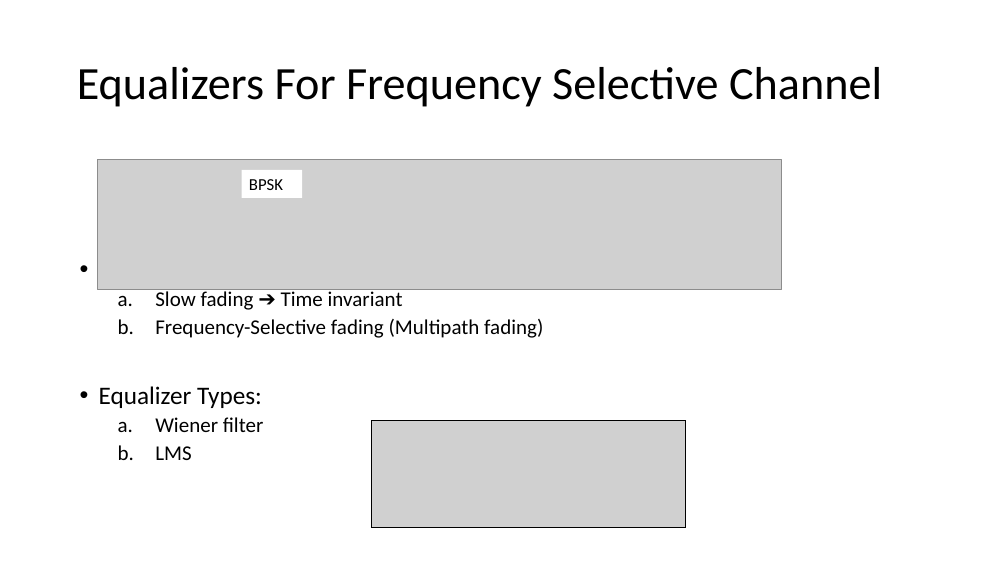
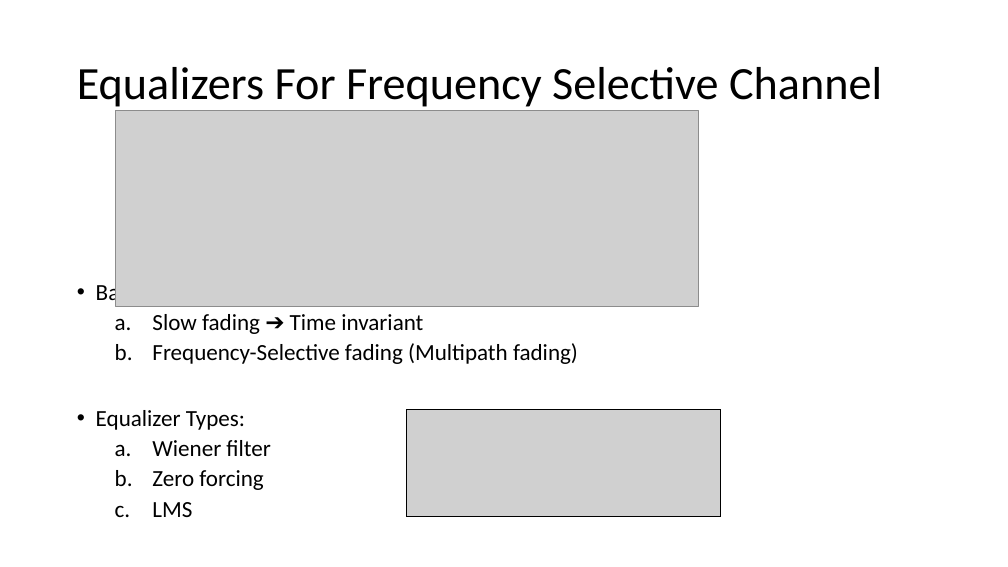
Before and after one commit to Sam-Fang123/Communication-System-Simulation, a slide deck: slide 2 of channel equalization/channel equalization report.pptx. Drawn at 1008x567 pixels with LibreOffice and Linux fonts; fonts in the diff are those of the drawing; grey boxes stand for pictures. Boxes give left, top, right and bottom in pixels: in the first picture for what was removed or moved away, otherwise in the second. Text is boxed around its words. In the diff, an @@ line names an element or a change of style, - is before the commit and + after.

Commit message:
ppt

```diff
--- a/channel equalization/channel equalization report.pptx
+++ b/channel equalization/channel equalization report.pptx
@@ picture: place and size @@
-picture at <box>98,160,781,290</box>
+picture at <box>116,110,698,307</box>
@@ rectangle removed at <box>242,170,302,198</box> @@
-BPSK
@@ text "Baseband Channel:": place and size @@
-text "Baseband Channel:" at <box>99,289,543,460</box>
+text "Baseband Channel:" at <box>96,281,578,517</box>
@@ text at <box>96,281,578,517</box>: size 24 to 22 pt in "Baseband Channel:", "Equalizer Types:"; size 20 to 22 pt in "Slow fading ➔ Time invariant", "Frequency-Selective fading (Multipath fading)", "Wiener filter", "LMS" @@
@@ picture: place and size @@
-picture at <box>372,421,685,528</box>
+picture at <box>407,409,720,516</box>
@@ text at <box>152,470,263,490</box>: paragraph added @@
+  b. Zero forcing
```
Also in this commit, not shown: 1 slide added.
